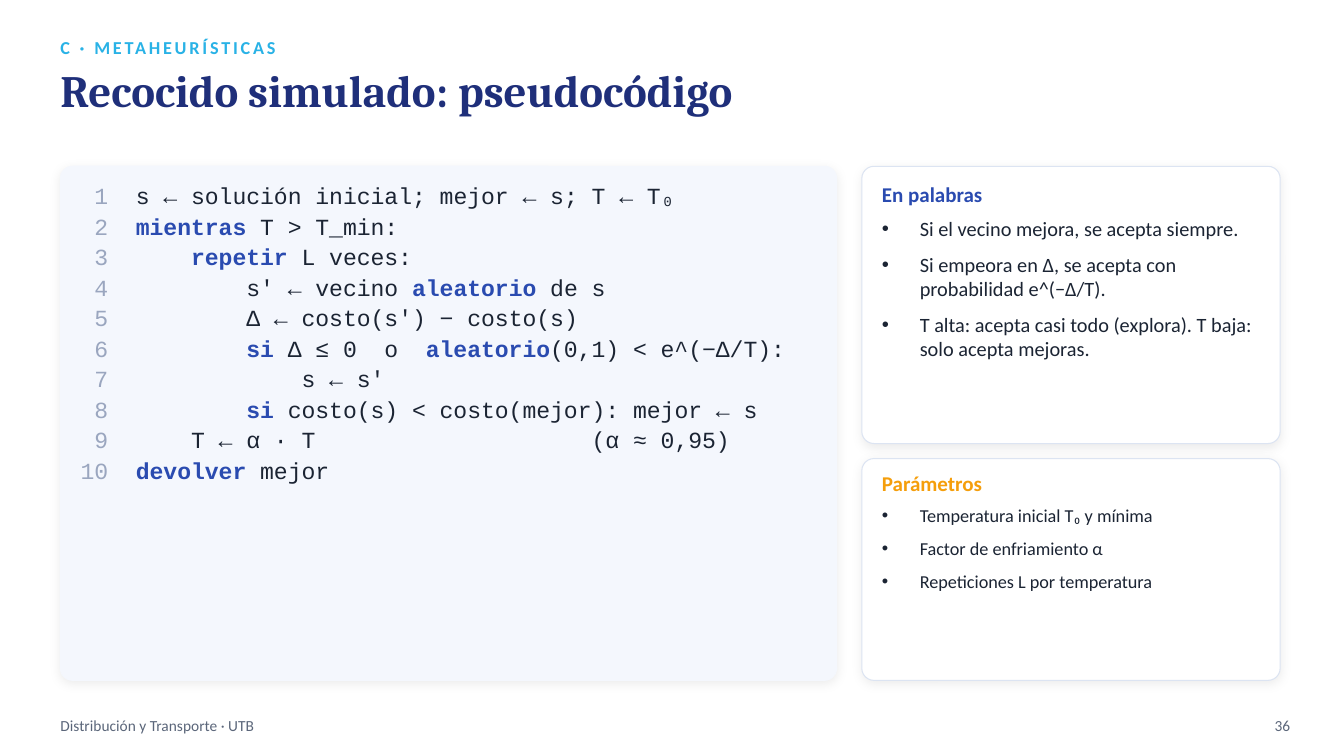
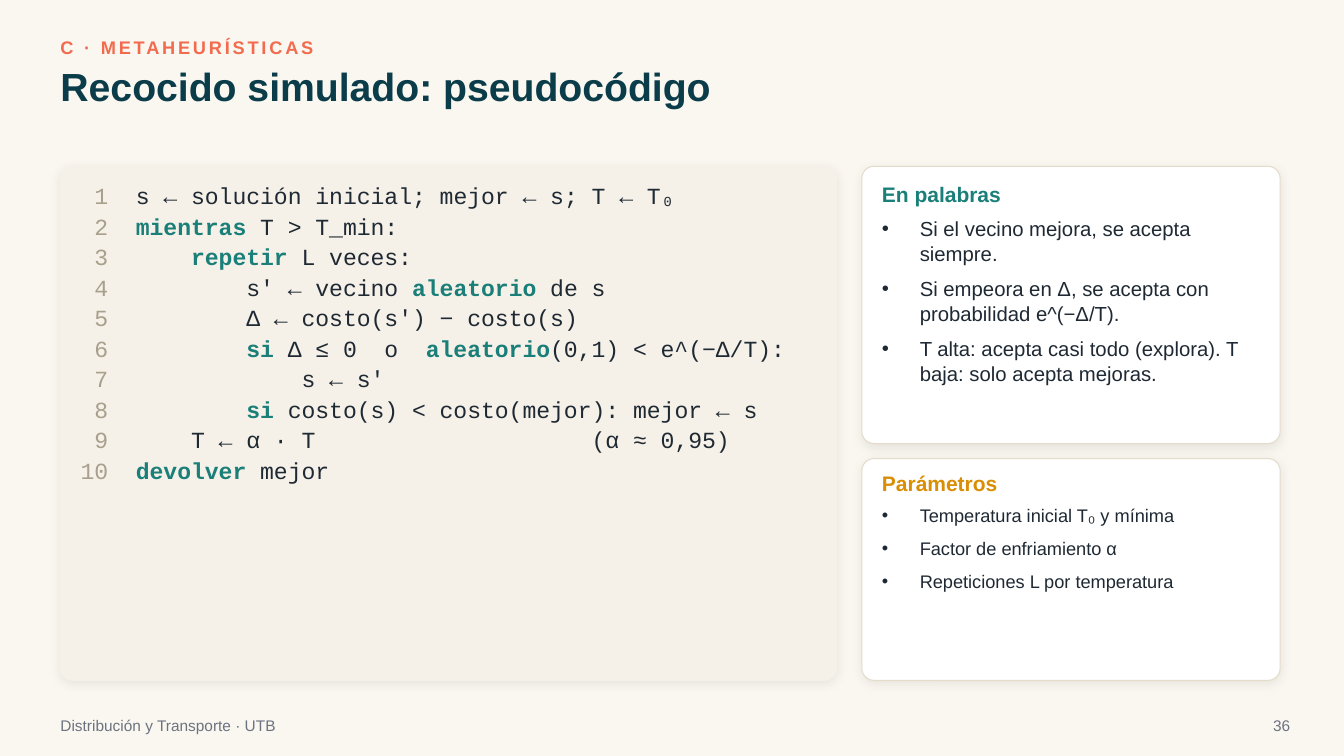
Before and after one commit to sebastianslg/grafosapp, a slide deck: slide 36 of Exposicion_Ruteo_de_Vehiculos.pptx. Drawn at 1344x756 pixels with LibreOffice and Linux fonts; fonts in the diff are those of the drawing. Boxes give left, top, right and bottom in pixels: in the first picture for what was removed or moved away, otherwise in the second. Text is boxed around its words. In the diff, an @@ line names an element or a change of style, - is before the commit and + after.

```diff
--- a/Exposicion_Ruteo_de_Vehiculos.pptx
+++ b/Exposicion_Ruteo_de_Vehiculos.pptx
@@ background #FFFFFF to #FAF7F0 @@
@@ text "C · METAHEURÍSTICAS" at [60,41,73,54]: font Calibri to Arial, text colour #29B2E6 to #F26B4F @@
@@ text "Recocido simulado: pseudocódigo" at [60,72,710,109]: size 32 to 28 pt, font Cambria to Arial, text colour #1F2F7A to #0B3C49 @@
@@ rounded rectangle at [60,166,837,681]: fill #F4F7FD to #F5F1E8; outline #F4F7FD 0.75 pt to #F5F1E8 0.75 pt @@
@@ rounded rectangle at [862,166,1280,444]: outline #DCE4F2 0.75 pt to #E4DCCB 0.75 pt @@
@@ text "En palabras" at [882,186,1001,206]: font Calibri to Arial, text colour #2A4BB0 to #1B7F79 @@
@@ text "1 s ← solución inicial; ..." at [94,187,785,484]: text colour #9AA6BF to #A8A08C in "1", "2", "3", "4" and 6 more places; text colour #1B2433 to #1F2933 in "s ← solución inicial; mejor ← s; ...", "T > T_min:", "L veces:", "s′ ← vecino de s" and 6 more places; text colour #2A4BB0 to #1B7F79 in "mientras", "repetir", "aleatorio", "si aleatorio(0,1)" and 2 more places @@
@@ text "Si el vecino mejora, se ..." at [920,221,1238,386]: font Calibri to Arial, text colour #1B2433 to #1F2933 @@
@@ rounded rectangle at [862,459,1280,681]: outline #DCE4F2 0.75 pt to #E4DCCB 0.75 pt @@
@@ text "Parámetros" at [882,475,997,492]: font Calibri to Arial, text colour #F59E0B to #D98E04 @@
@@ text "Temperatura inicial T₀ y mínima" at [920,508,1175,592]: font Calibri to Arial, text colour #1B2433 to #1F2933 @@
@@ text "Distribución y Transporte · UTB" at [60,719,276,734]: font Calibri to Arial, text colour #5B667A to #6B7280 @@
@@ text "36" at [1273,720,1290,731]: font Calibri to Arial, text colour #5B667A to #6B7280 @@
```
Also in this commit, not shown: 57 other slides changed, 1 other file.
